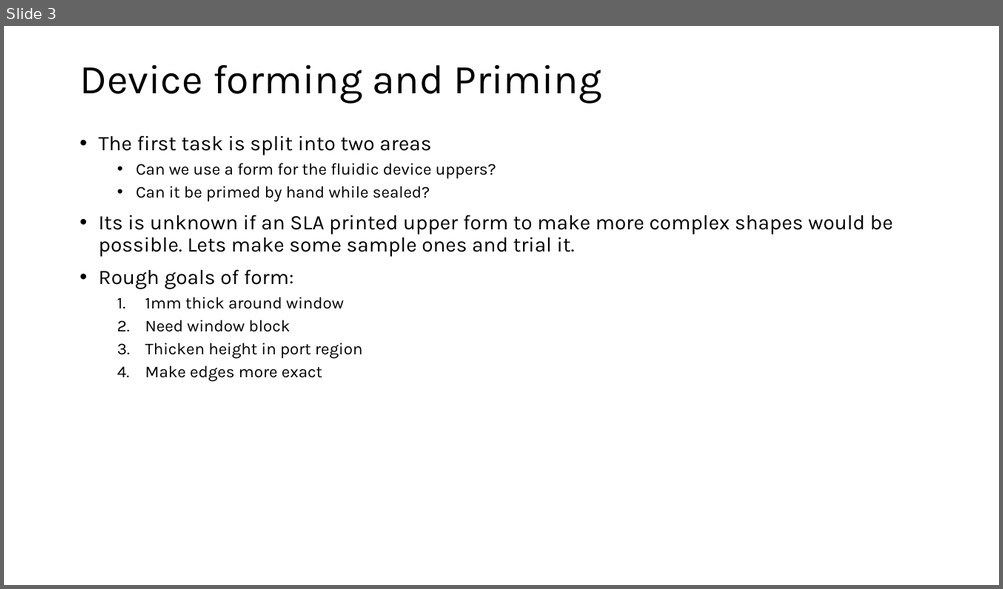
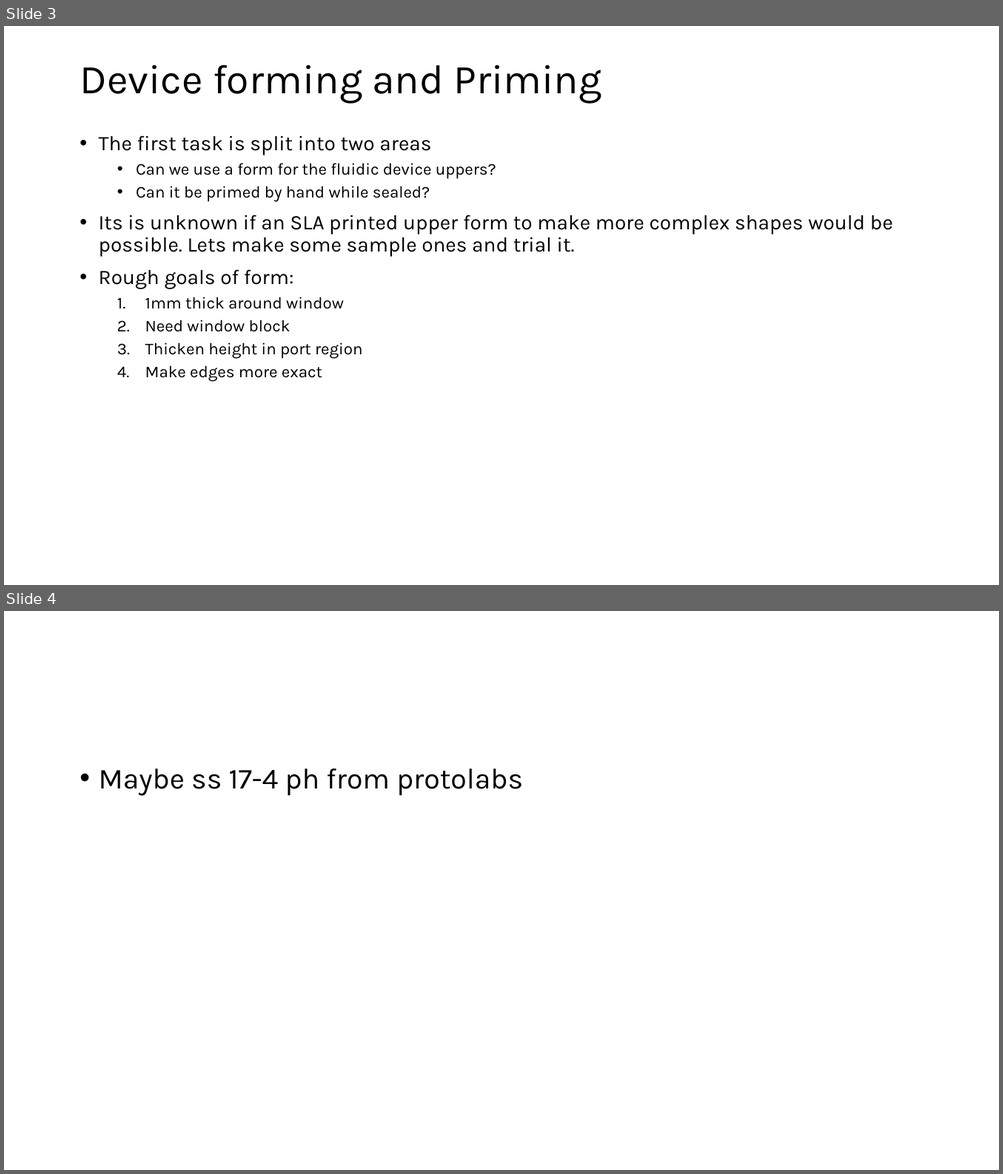
Before and after one commit to mdanderson03/SpectrePlex, a slide deck: Presentation/Commercial Prototype Production.pptx. Shown one above the other, each under a label of ours: slide 3 before the commit, slides 3 and 4 after it. The pictures are 1003x589 and 1003x1174 pixels, drawn with LibreOffice and Linux fonts; fonts in the diff are those of the drawing. Boxes give left, top, right and bottom in pixels: in the first picture for what was removed or moved away, otherwise in the second. Text is boxed around its words. In the diff, an @@ line names an element or a change of style, - is before the commit and + after.

```diff
--- a/Presentation/Commercial Prototype Production.pptx
+++ b/Presentation/Commercial Prototype Production.pptx
@@ slide 4 added at [4, 611, 999, 1170], background #FFFFFF @@
@@ text added at [99, 769, 523, 796], 28 pt, text #000000 @@
+• Maybe ss 17-4 ph from protolabs
```
Also in this commit, not shown: 3 other slides added, 2 other files.
